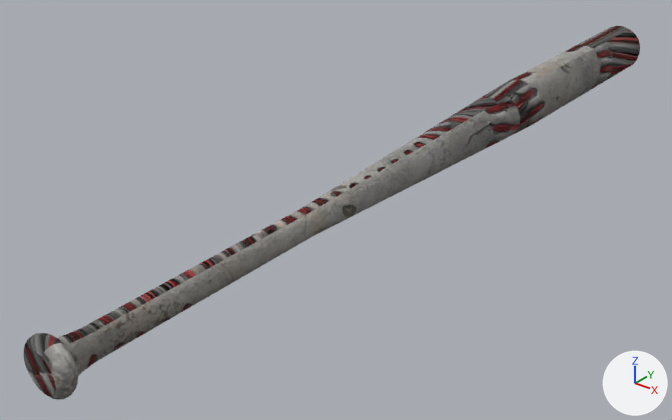
Two versions of the OBJ model Project1/Modelos/Bates/Aluminio/bateAl.obj, one commit apart.
Camera for both pictures: a 50 mm lens placed at (1.113, -0.997, 0.866), pointed at (-0.084, 0.499, -0.062). Lighting does not change. The marker at lower right points along +X, +Y and +Z. The picture after the commit comes second. Where no turn or scale is listed for an object, it has been applied to the vertices.

The first picture shows 'defaultMaterial'.
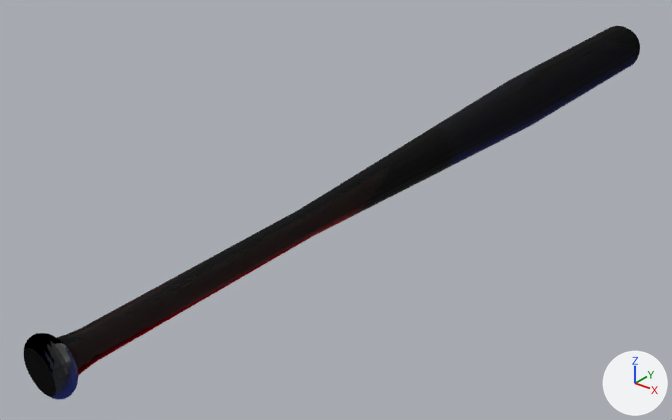
Boxes (x1, y1, x2, y2) around the edits, measured in the pictures (672 x 420 px):
```json
{"object": "defaultMaterial", "change": "recoloured", "before": [24, 26, 640, 400], "after": [24, 26, 640, 400]}
```

Scene script edits in JSON lines:
```json
{"op": "add", "block": "img_material_basecolor_jpg", "code": ["img_material_basecolor_jpg = load_image('material_baseColor.jpg', '../../Stadium/textures/material_baseColor.jpg', 2048, 2048, 'sRGB')"]}
{"op": "add", "block": "img_defaultmaterial_metallicroughness_metal_jpg", "code": ["img_defaultmaterial_metallicroughness_metal_jpg = load_image('DefaultMaterial_metallicRoughness_metal.jpg', '../../Stadium/textures/DefaultMaterial_metallicRoughness_metal.jpg', 1, 1, 'sRGB')"]}
{"op": "add", "block": "mat_lambert1_004", "code": ["mat_lambert1_004 = bpy.data.materials.new('lambert1.004')", "# uses the picture img_defaultmaterial_metallicroughness_metal_jpg", "# uses the picture img_material_basecolor_jpg"]}
{"block": "me_defaultmaterial", "where": "me_defaultmaterial.from_pydata(...)  # 282 vertices, 560 faces; spans x -0.08..0.15, y -0.34..1.66, z -0.07..0.16"}
{"op": "remove", "block": "me_defaultmaterial", "code": "me_defaultmaterial.materials.append(mat_lambert1)"}
{"op": "add", "block": "me_defaultmaterial", "code": "me_defaultmaterial.materials.append(mat_lambert1_004)"}
```
